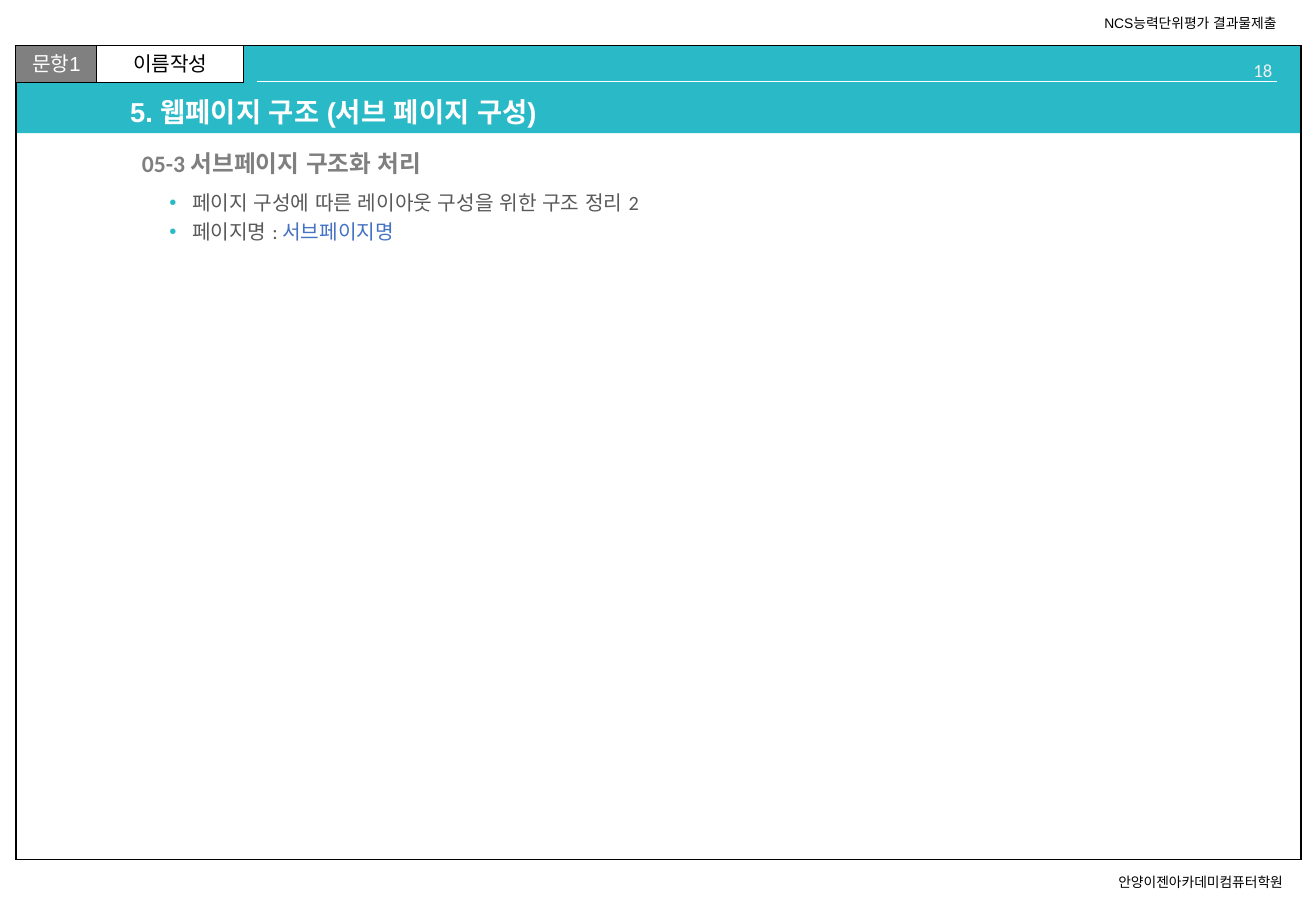
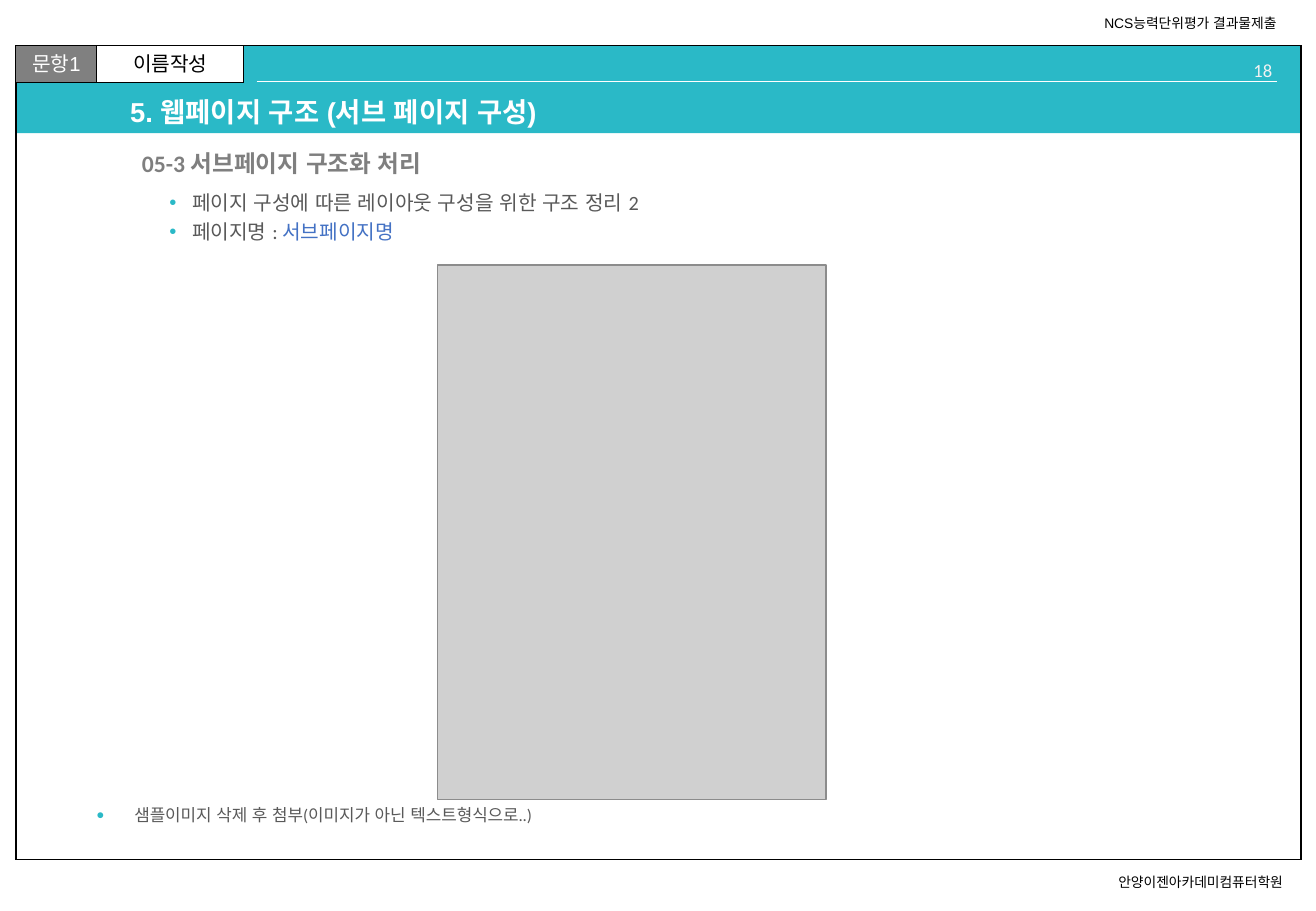
Before and after one commit to xidoWeb/smart_210901, a slide deck: slide 18 of a_asset/n_01_uiux요구분석/n_01_UIUX요구분석_제출양식.pptx. Drawn at 1316x911 pixels with LibreOffice and Linux fonts; fonts in the diff are those of the drawing; grey boxes stand for pictures. Boxes give left, top, right and bottom in pixels: in the first picture for what was removed or moved away, otherwise in the second. Text is boxed around its words. In the diff, an @@ line names an element or a change of style, - is before the commit and + after.

```diff
--- a/a_asset/n_01_uiux요구분석/n_01_UIUX요구분석_제출양식.pptx
+++ b/a_asset/n_01_uiux요구분석/n_01_UIUX요구분석_제출양식.pptx
@@ picture added at bbox=[437, 265, 826, 800] @@
@@ text added at bbox=[134, 807, 532, 823], 10 pt, text #595959 @@
+● 샘플이미지 삭제 후 첨부(이미지가 아닌 텍스트형식으로..)
```
Also in this commit, not shown: 1 other slide changed, 1 other file.
